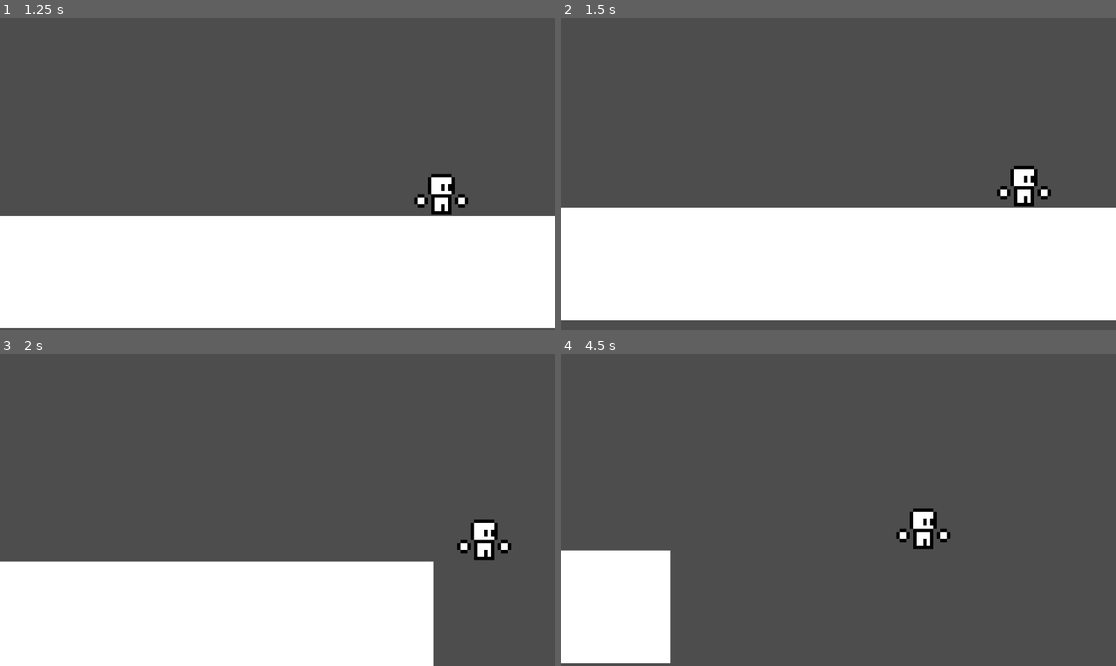
Above: before the commit, frames 1-4 (two rows, left to right).
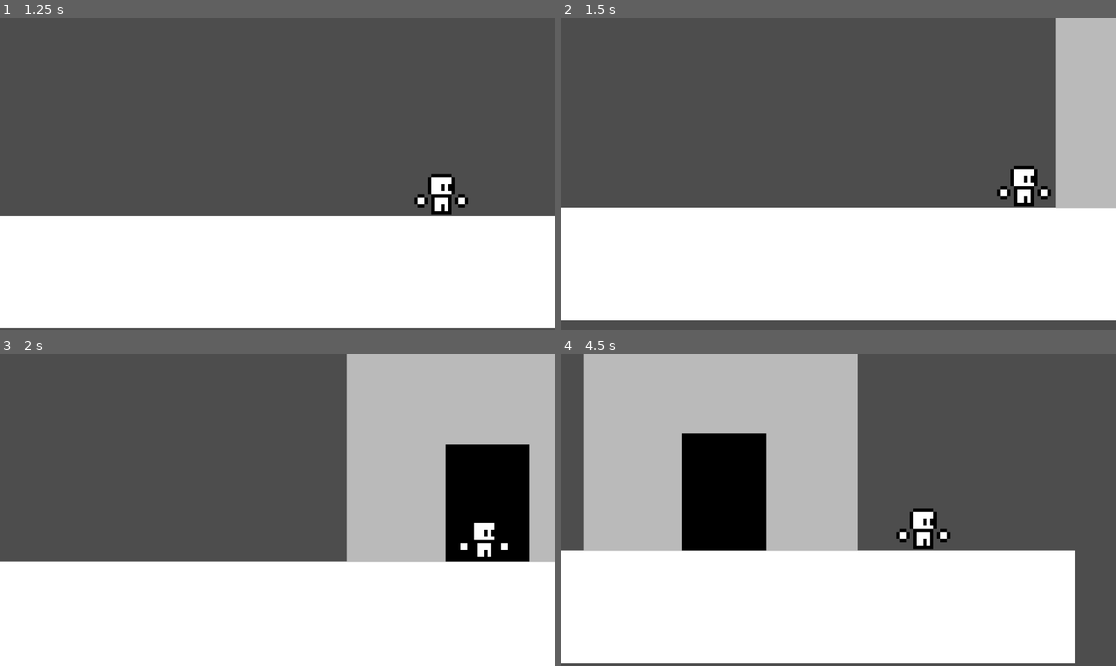
Above: after the commit, the same moments.

Repository: jhaiz098/Godot---Dungeon-Conquest
Game: Godot game, scene res://scenes/world.tscn
The game is run twice, just before and just after one commit, with the same random seed, the same clock (stepped at 60 frames per second) and the same inputs.
Inputs:
- Up to frame 1 (1.25 s): tap Enter (ui_accept) at 0.5, 0.77 s; hold Right (ui_right) from 0.53 s (still down)
- Up to frame 2 (1.5 s): keep holding Right (ui_right)
- Up to frame 3 (2 s): keep holding Right (ui_right); tap Enter (ui_accept) at 1.52 s
- Up to frame 4 (4.5 s): release Right (ui_right) at 2.03 s; hold Left (ui_left) 2.03-2.78 s; hold Right (ui_right) 2.78-4.28 s; tap Enter (ui_accept) at 3.02, 3.77 s; hold Left (ui_left) from 4.28 s (still down)

Frame 1 is identical in both runs. In frame 2, 6.6% of the frame differs, in the area x 89-100%, y 0-62%; in frame 3, 32%; in frame 4, 58%, in the area x 4-93%, y 0-100%.

Commit message:
added dungeon

Diff:
--- a/dungeon-conquest/scenes/player.tscn
+++ b/dungeon-conquest/scenes/player.tscn
@@ -7,6 +7,7 @@
 size = Vector2(8, 12)
 
 [node name="Player" type="CharacterBody2D"]
+z_index = 50
 script = ExtResource("1_g2els")
 
 [node name="Body" type="Sprite2D" parent="."]
--- a/dungeon-conquest/scenes/world.tscn
+++ b/dungeon-conquest/scenes/world.tscn
@@ -1,10 +1,17 @@
-[gd_scene load_steps=4 format=3 uid="uid://b5uuuxk6x65nb"]
+[gd_scene load_steps=7 format=3 uid="uid://b5uuuxk6x65nb"]
 
 [ext_resource type="PackedScene" uid="uid://cco3gpdfk0jle" path="res://scenes/player.tscn" id="1_nnsk1"]
 
 [sub_resource type="WorldBoundaryShape2D" id="WorldBoundaryShape2D_nnsk1"]
 
 [sub_resource type="QuadMesh" id="QuadMesh_nnsk1"]
+
+[sub_resource type="QuadMesh" id="QuadMesh_rwgxs"]
+
+[sub_resource type="QuadMesh" id="QuadMesh_4wyf3"]
+
+[sub_resource type="RectangleShape2D" id="RectangleShape2D_k0juu"]
+size = Vector2(24, 34)
 
 [node name="World" type="Node2D"]
 
@@ -16,13 +23,36 @@
 position_smoothing_speed = 2.0
 drag_horizontal_enabled = true
 
-[node name="StaticBody2D" type="StaticBody2D" parent="."]
+[node name="Ground" type="StaticBody2D" parent="."]
 position = Vector2(0, 22)
 
-[node name="CollisionShape2D" type="CollisionShape2D" parent="StaticBody2D"]
+[node name="CollisionShape2D" type="CollisionShape2D" parent="Ground"]
 shape = SubResource("WorldBoundaryShape2D_nnsk1")
 
-[node name="MeshInstance2D" type="MeshInstance2D" parent="StaticBody2D"]
+[node name="MeshInstance2D" type="MeshInstance2D" parent="Ground"]
 position = Vector2(0, 16.999998)
-scale = Vector2(260.19443, -33.383793)
+scale = Vector2(500, -33.384)
 mesh = SubResource("QuadMesh_nnsk1")
+
+[node name="Dungeon" type="Node2D" parent="."]
+position = Vector2(146, 22)
+
+[node name="Tower" type="MeshInstance2D" parent="Dungeon"]
+modulate = Color(0.73, 0.73, 0.73, 1)
+position = Vector2(-1, -84)
+scale = Vector2(81.277306, 169.03255)
+mesh = SubResource("QuadMesh_rwgxs")
+
+[node name="Entrance" type="Area2D" parent="Dungeon/Tower"]
+position = Vector2(0.012303557, 0.4969457)
+scale = Vector2(0.012303557, 0.0059160204)
+
+[node name="MeshInstance2D" type="MeshInstance2D" parent="Dungeon/Tower/Entrance"]
+modulate = Color(0, 0, 0, 1)
+position = Vector2(0, -17)
+scale = Vector2(24.924492, 34.72449)
+mesh = SubResource("QuadMesh_4wyf3")
+
+[node name="CollisionShape2D" type="CollisionShape2D" parent="Dungeon/Tower/Entrance"]
+position = Vector2(0, -17)
+shape = SubResource("RectangleShape2D_k0juu")
